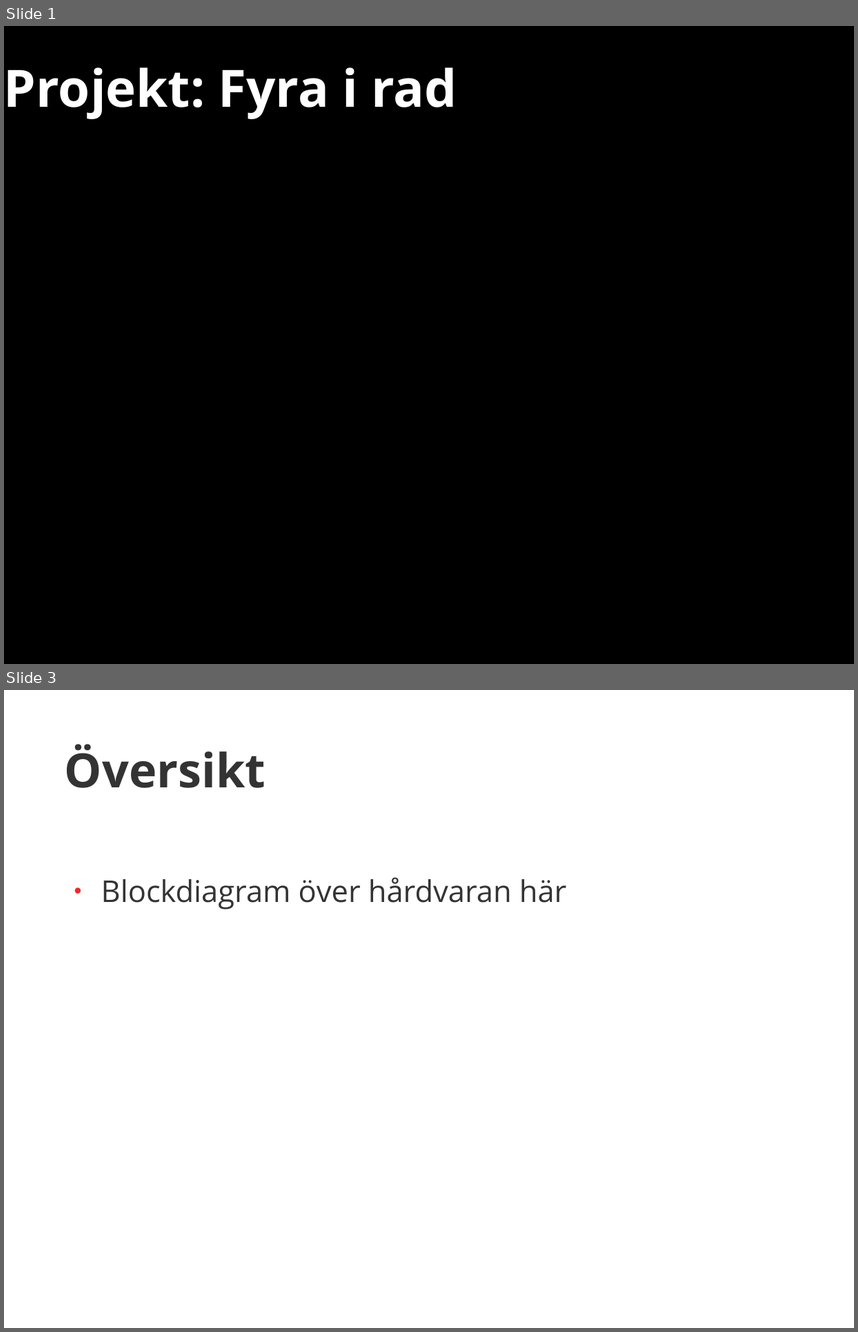
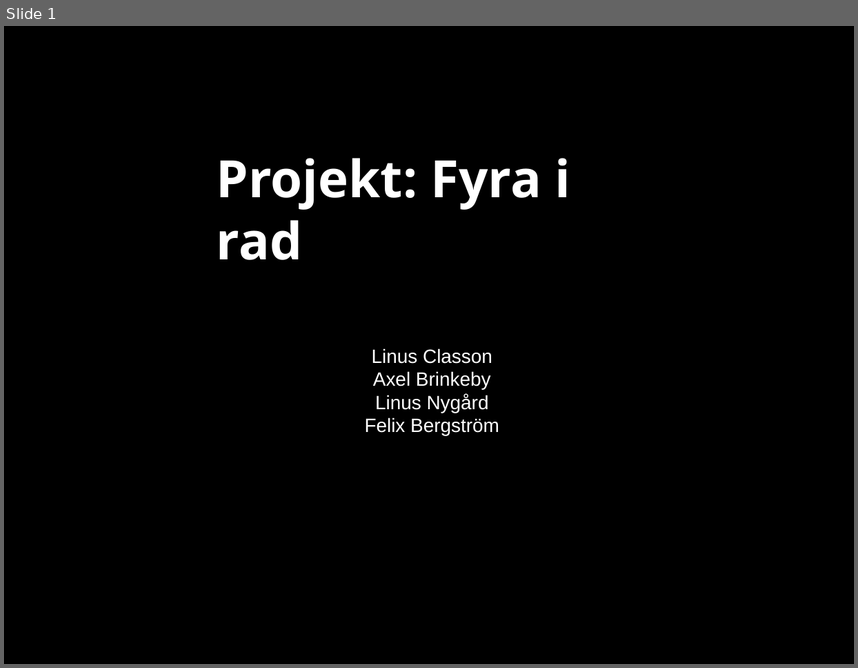
Before and after one commit to Leczez/TSIU51, a slide deck: Dokument/Mikrodatorprojekt Presentation.pptx. Shown one above the other, each under a label of ours: slides 1 and 3 before the commit, slide 1 after it; the slides between them are not shown. The pictures are 858x1332 and 858x668 pixels, drawn with LibreOffice and Linux fonts; fonts in the diff are those of the drawing; background and template pictures are left out. Boxes give left, top, right and bottom in pixels: in the first picture for what was removed or moved away, otherwise in the second. Text is boxed around its words. In the diff, an @@ line names an element or a change of style, - is before the commit and + after.

```diff
--- a/Dokument/Mikrodatorprojekt Presentation.pptx
+++ b/Dokument/Mikrodatorprojekt Presentation.pptx
@@ slide 3 removed at bbox=[4, 690, 854, 1328], background #FFFFFF @@
@@ text removed at bbox=[65, 744, 266, 788] @@
-Översikt
@@ text removed at bbox=[101, 877, 567, 909] @@
-● Blockdiagram över hårdvaran här
@@ slide 1 changed as well @@
@@ text "Projekt: Fyra i rad" rewrapped from bbox=[4, 67, 457, 119] to bbox=[217, 158, 570, 260] @@
@@ text added at bbox=[365, 348, 499, 435], 18 pt, text #FFFFFF @@
+Linus Classon
+Axel Brinkeby
+Linus Nygård
+Felix Bergström
```
Also in this commit, not shown: 5 other slides changed, 5 slides added, 1 other slide removed.
